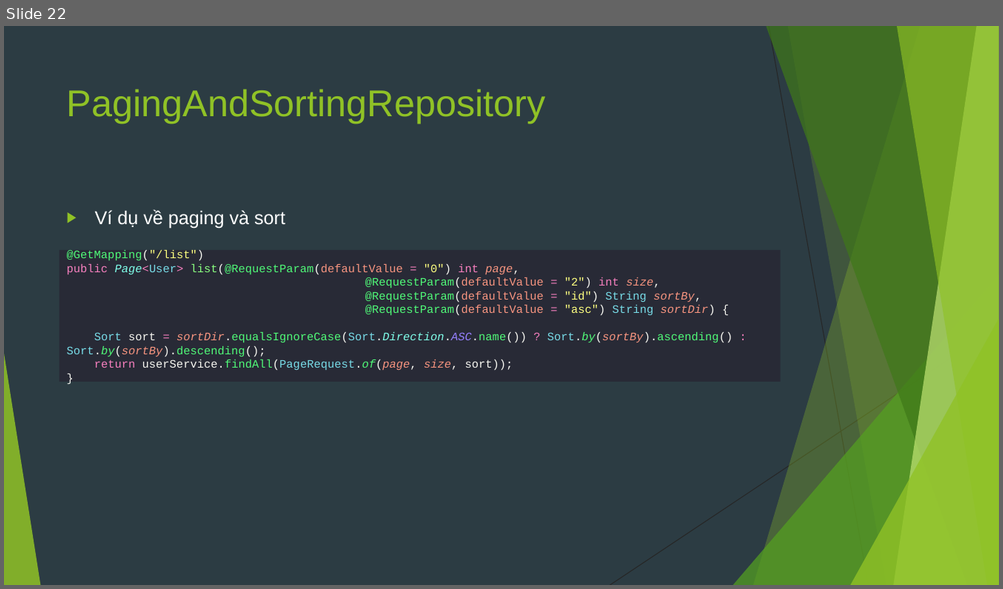
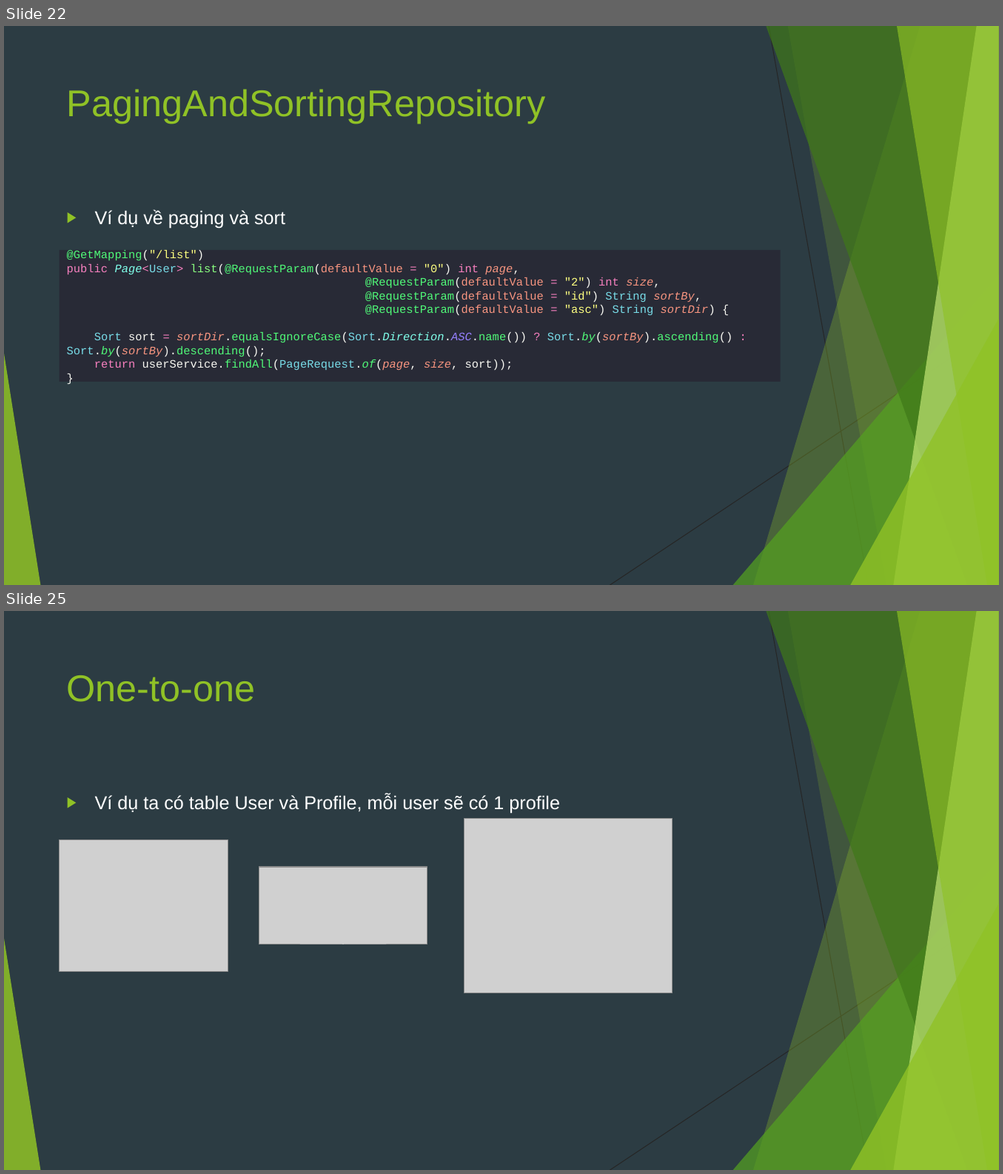
Before and after one commit to sobbingwind/SpringBoot, a slide deck: 06.Spring Data JDBC.pptx. Shown one above the other, each under a label of ours: slide 22 before the commit, slides 22 and 25 after it; the slides between them are not shown. The pictures are 1003x589 and 1003x1174 pixels, drawn with LibreOffice and Linux fonts; fonts in the diff are those of the drawing; grey boxes stand for pictures. Boxes give left, top, right and bottom in pixels: in the first picture for what was removed or moved away, otherwise in the second. Text is boxed around its words. In the diff, an @@ line names an element or a change of style, - is before the commit and + after.

```diff
--- a/06.Spring Data JDBC.pptx
+++ b/06.Spring Data JDBC.pptx
@@ slide 25 added at bbox=[4, 611, 999, 1170], background #2C3C43; not listed: 10 template elements that a slide beside it also shows @@
@@ title added at bbox=[67, 675, 256, 702], 36 pt, text #90C226 @@
+One-to-one
@@ text added at bbox=[95, 795, 560, 814], 18 pt, text #FFFFFF @@
+▶ Ví dụ ta có table User và Profile, mỗi user sẽ có 1 profile
@@ picture added at bbox=[464, 818, 671, 993] @@
@@ picture added at bbox=[60, 840, 227, 972] @@
@@ picture added at bbox=[259, 867, 427, 945] @@
```
Also in this commit, not shown: 7 other slides added, 1 slide removed.
